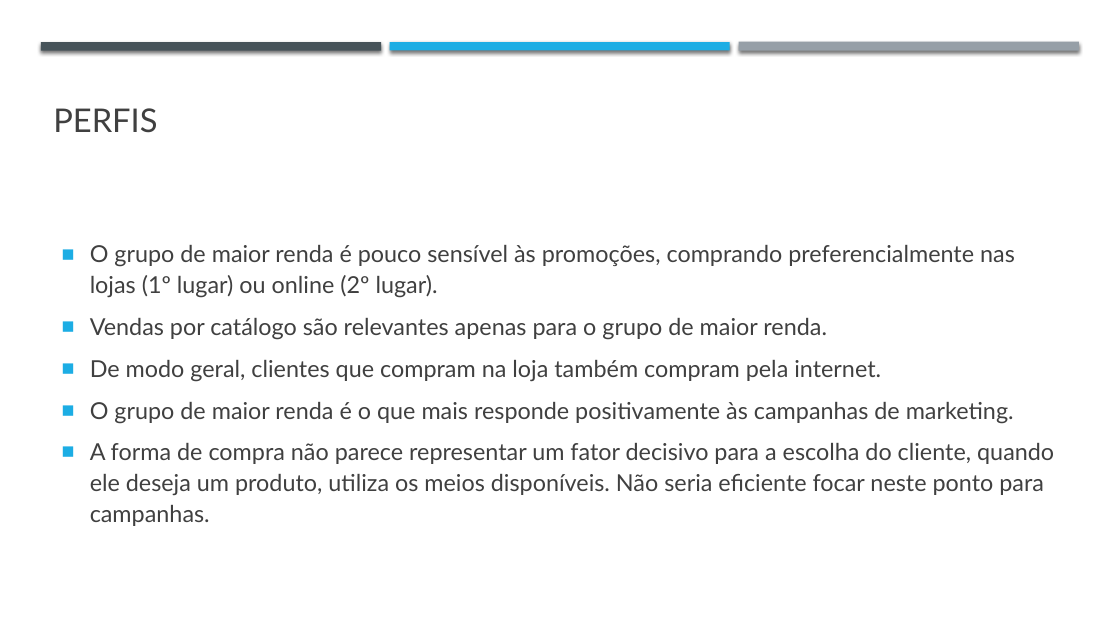
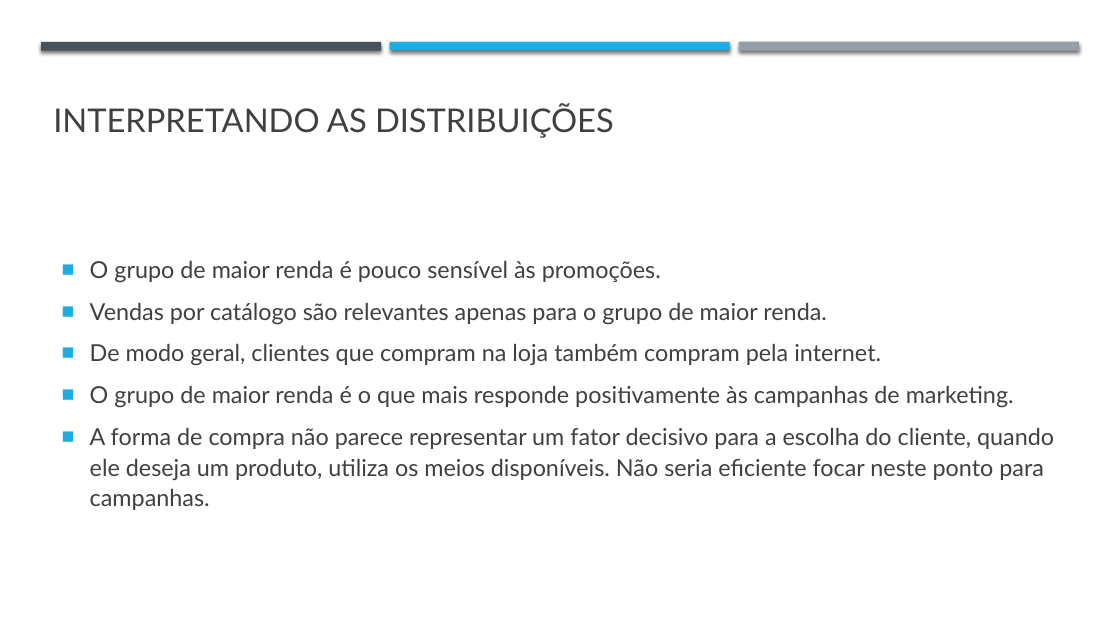
Before and after one commit to BrunoSantosPK/case-client-behavior, a slide deck: slide 6 of data/analise.pptx. Drawn at 1120x630 pixels with LibreOffice and Linux fonts; fonts in the diff are those of the drawing. Boxes give left, top, right and bottom in pixels: in the first picture for what was removed or moved away, otherwise in the second. Text is boxed around its words. In the diff, an @@ line names an element or a change of style, - is before the commit and + after.

```diff
--- a/data/analise.pptx
+++ b/data/analise.pptx
@@ text at (53,103,614,138): text changed @@
-PERFIS
+INTERPRETANDO AS DISTRIBUIÇÕES
@@ text at (90,261,661,283): text changed @@
-■ O grupo de maior renda é pouco sensível às promoções, comprando preferencialmente nas lojas (1º lugar) ou online (2º lugar).
+■ O grupo de maior renda é pouco sensível às promoções.
```
Also in this commit, not shown: 3 other slides changed, 2 slides added, 4 other files.
